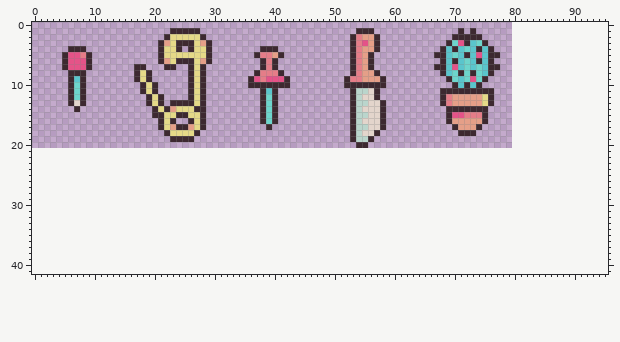
Sprite sheet, stored at game-src/scenes/hazards/sprites/hazards.png. The picture above was drawn from the file before the commit.
The file is 80x21 pixels. The old version is drawn lined up with the new one, on the new canvas.
After:
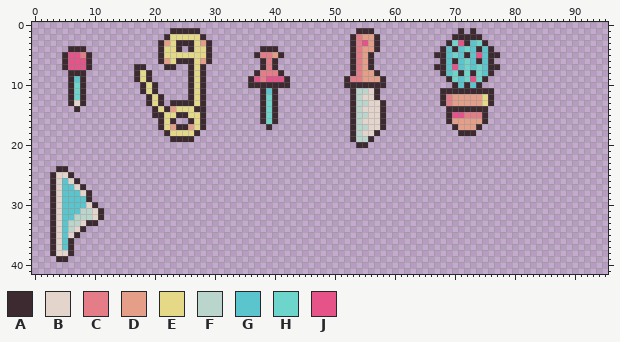
Palette (. is transparent): A #3d2930  B #e3d5cc  C #e57d88  D #e59f88  E #e5d988  F #bad5cc  G #5ac5cc  H #6dd5cc  J #e55388
From the commit log: feat: Create Hazard property resources and slow down a lot
Changes in this commit:
canvas 80x21 -> 96x42
@@ x 1..13 @@
 23 .............
-24 .............
-25 .............
-26 .............
-27 .............
-28 .............
-29 .............
-30 .............
-31 .............
-32 .............
-33 .............
-34 .............
-35 .............
-36 .............
-37 .............
-38 .............
-39 .............
+24 ...AA........
+25 ..ABBA.......
+26 ..ABGBA......
+27 ..ABGGBA.....
+28 ..ABGGGBA....
+29 ..ABGGGGA....
+30 ..ABGGGGBA...
+31 ..ABGGGFFBA..
+32 ..ABGGFFFBA..
+33 ..ABGFFBAA...
+34 ..ABGFBA.....
+35 ..ABGBA......
+36 ..ABGA.......
+37 ..ABGA.......
+38 ..ABBA.......
+39 ...AA........
 40 .............
Changed places in both pictures, as pixel boxes (x1, y1, x2, y2):
added: (50, 166, 104, 262)
